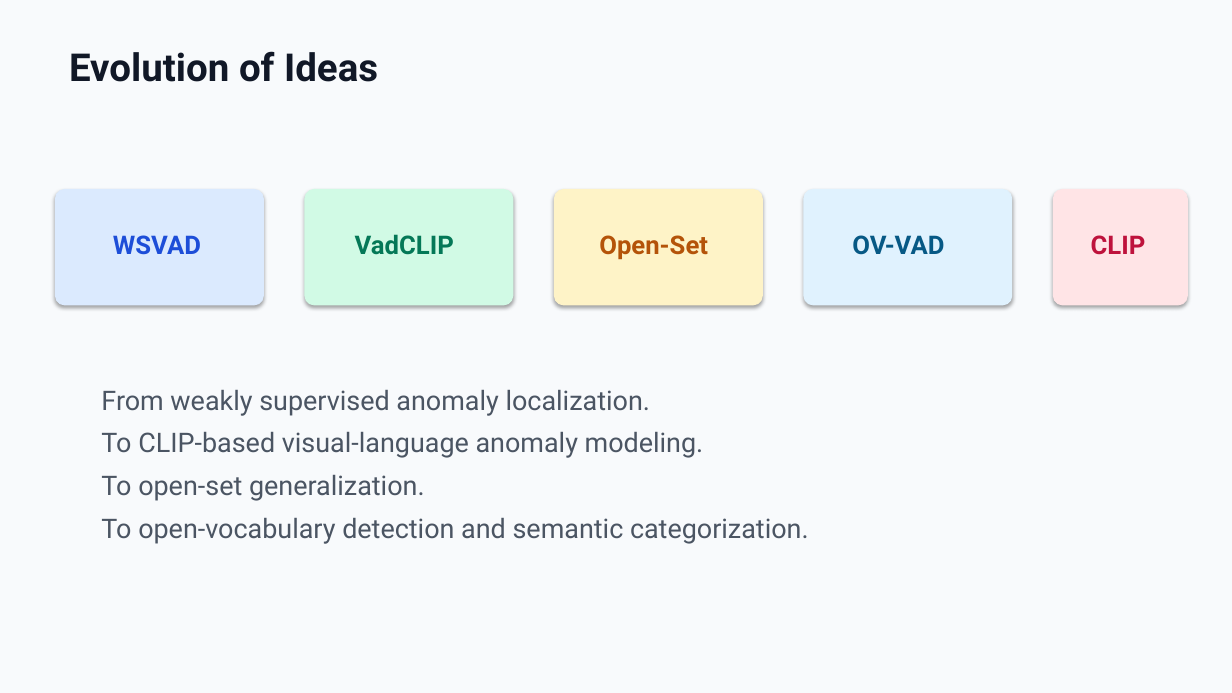
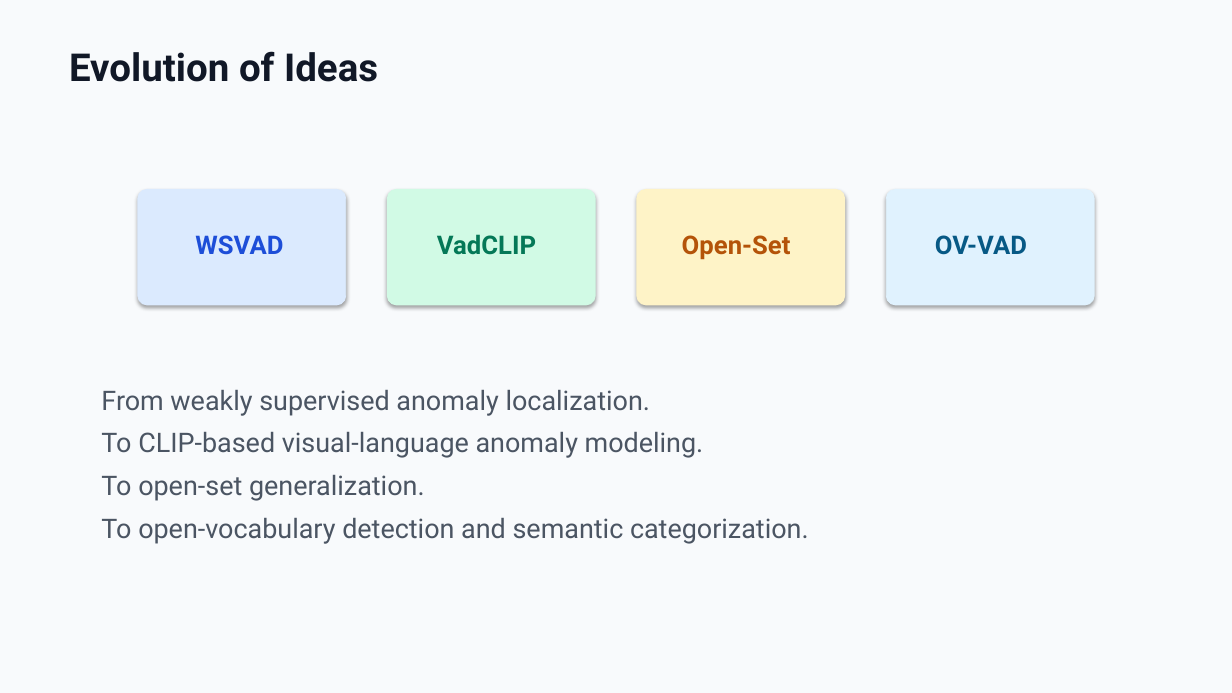
Before and after one commit to zeroxred/research, a slide deck: slide 12 of presentations/04_weekly_summary_open_vocabulary_vad_en.pptx (slide 13 before the commit). Drawn at 1232x693 pixels with LibreOffice and Linux fonts; fonts in the diff are those of the drawing. Boxes give left, top, right and bottom in pixels: in the first picture for what was removed or moved away, otherwise in the second. Text is boxed around its words. In the diff, an @@ line names an element or a change of style, - is before the commit and + after.

```diff
--- a/presentations/04_weekly_summary_open_vocabulary_vad_en.pptx
+++ b/presentations/04_weekly_summary_open_vocabulary_vad_en.pptx
@@ rounded rectangle: place and size @@
-rounded rectangle at bbox=[55, 189, 263, 305]
+rounded rectangle at bbox=[138, 189, 346, 305]
@@ 3 texts, 3 rounded rectangles: place and size @@
-3 texts, 3 rounded rectangles at bbox=[113, 189, 1012, 305]
+3 texts, 3 rounded rectangles at bbox=[195, 189, 1094, 305]
@@ rounded rectangle removed at bbox=[1054, 189, 1188, 305] @@
@@ text "VadCLIP": place and size @@
-text "VadCLIP" at bbox=[355, 234, 454, 255]
+text "VadCLIP" at bbox=[437, 234, 536, 255]
@@ text removed at bbox=[1091, 235, 1146, 255] @@
-CLIP
```
Also in this commit, not shown: 5 other slides changed, 1 slide added, 2 slides removed.
